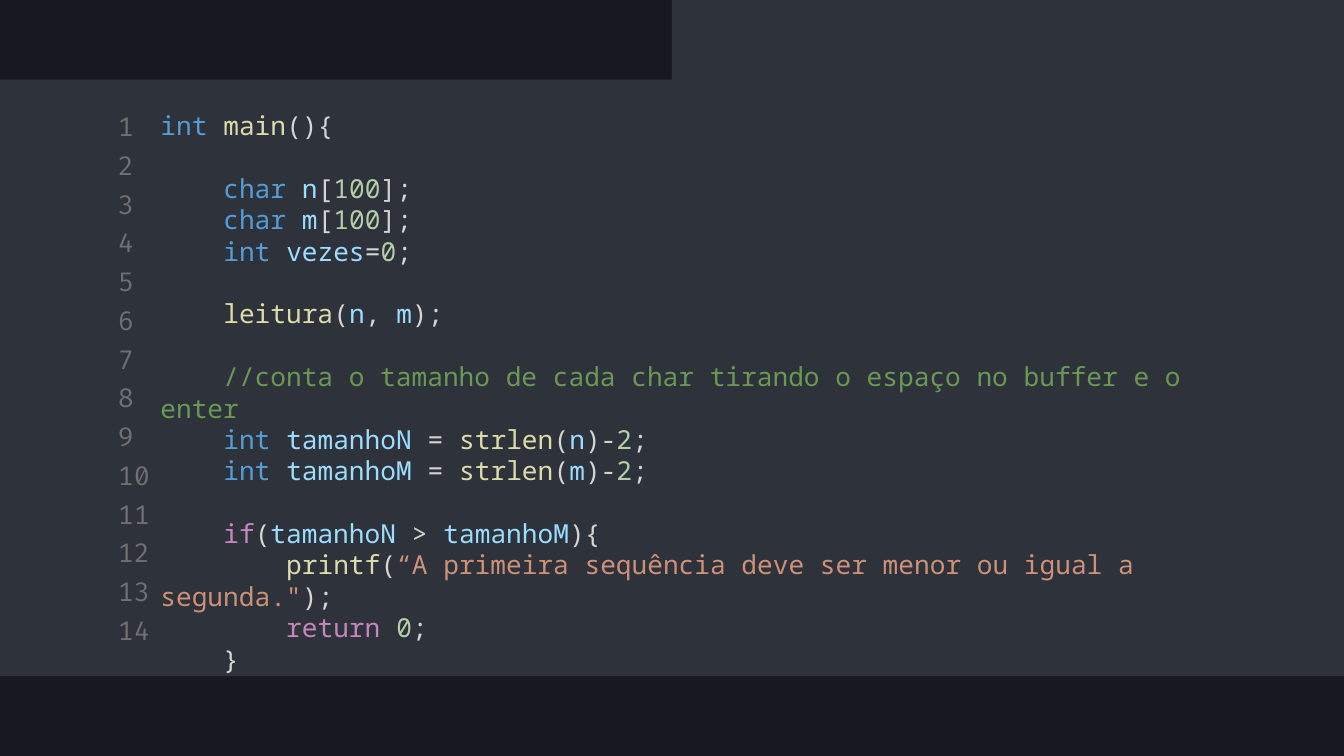
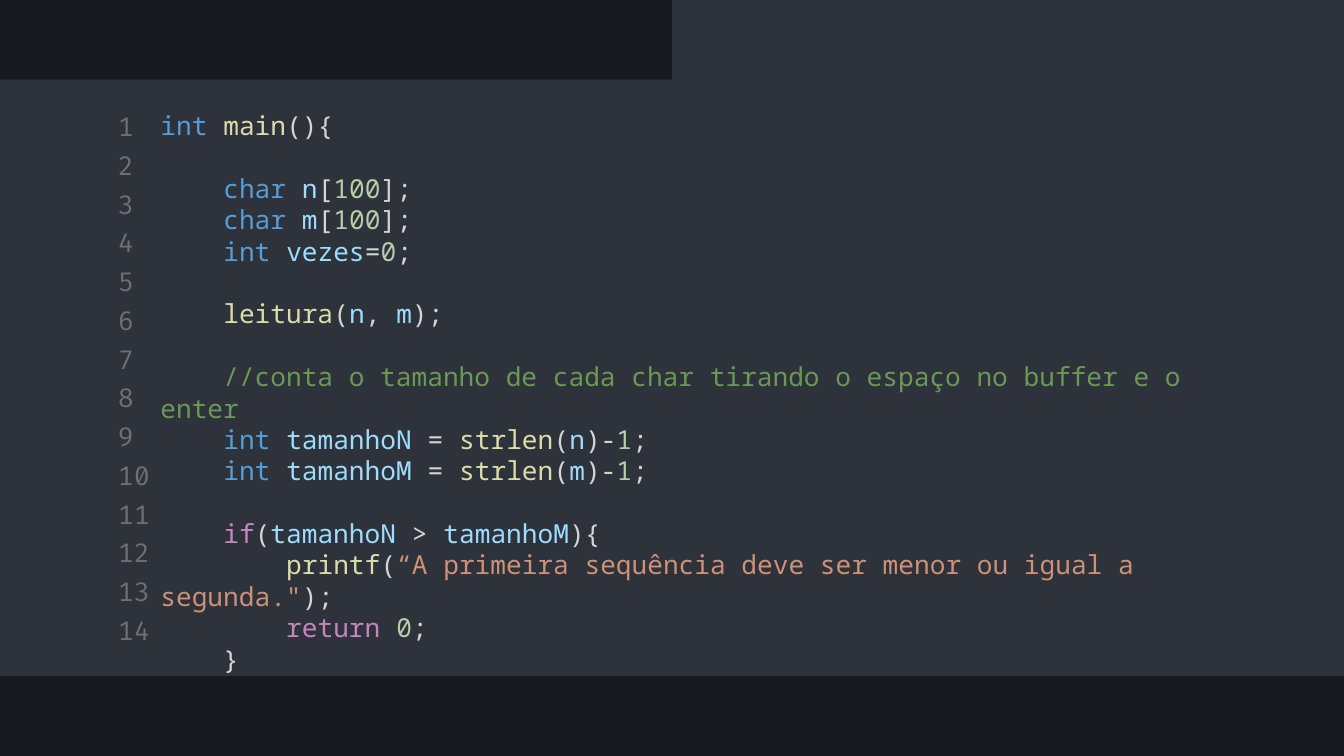
Before and after one commit to RodrigoEduardo347/exercicios-em-c, a slide deck: slide 4 of alg2-ex-propostos-3/ex-proposto-5/exercicio5.pptx. Drawn at 1344x756 pixels with LibreOffice and Linux fonts; fonts in the diff are those of the drawing. Boxes give left, top, right and bottom in pixels: in the first picture for what was removed or moved away, otherwise in the second. Text is boxed around its words. In the diff, an @@ line names an element or a change of style, - is before the commit and + after.

```diff
--- a/alg2-ex-propostos-3/ex-proposto-5/exercicio5.pptx
+++ b/alg2-ex-propostos-3/ex-proposto-5/exercicio5.pptx
@@ text at [223,429,648,484]: text changed @@
-int tamanhoN = strlen(n)-2;
-int tamanhoM = strlen(m)-2;
+int tamanhoN = strlen(n)-1;
+int tamanhoM = strlen(m)-1;
```
Also in this commit, not shown: 1 other slide changed, 3 other files.
